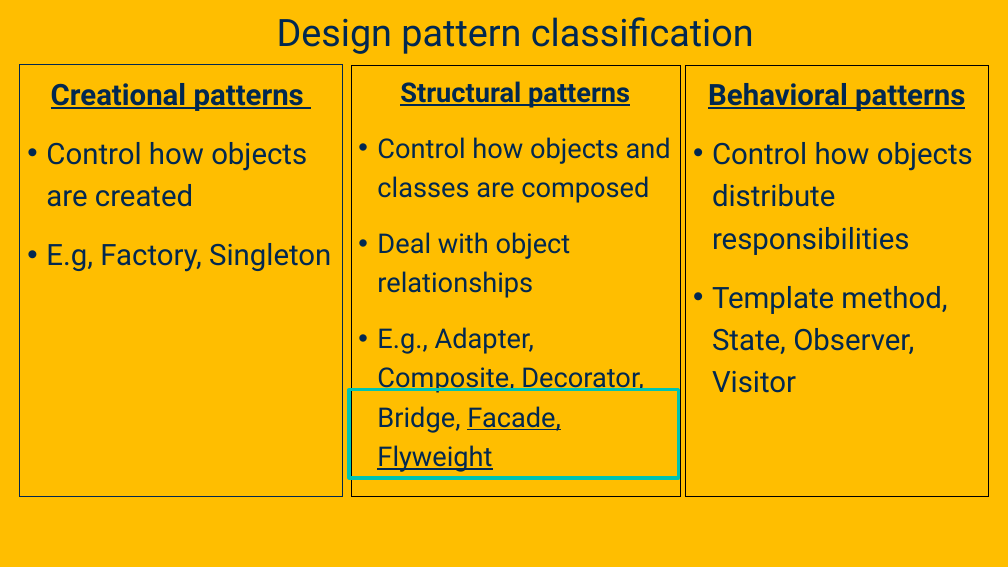
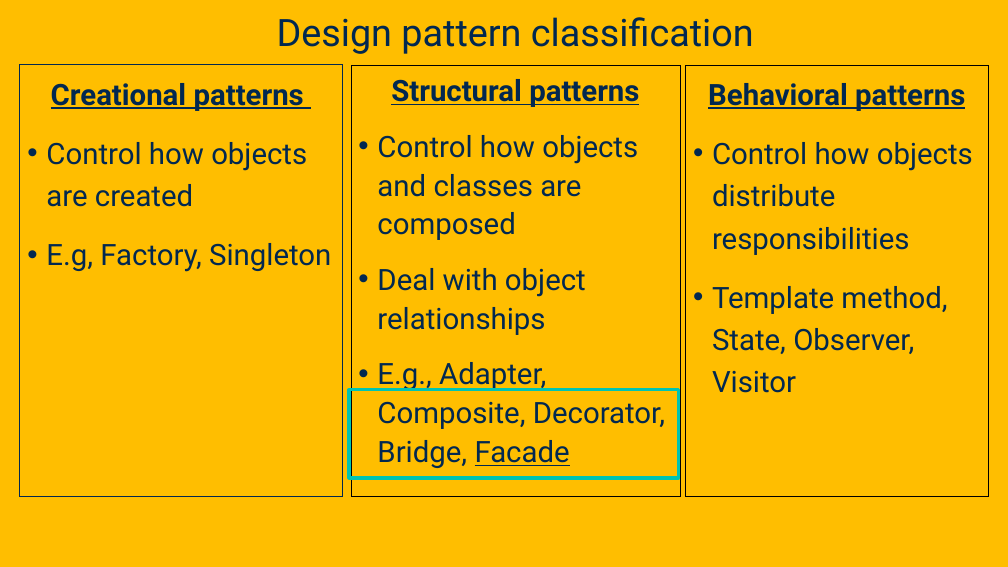
Before and after one commit to davsec-teaching/ecs160-f25, a slide deck: slide 74 of slides/8_design_patterns.pptx (slide 72 before the commit). Drawn at 1008x567 pixels with LibreOffice and Linux fonts; fonts in the diff are those of the drawing; background and template pictures are left out. Boxes give left, top, right and bottom in pixels: in the first picture for what was removed or moved away, otherwise in the second. Text is boxed around its words. In the diff, an @@ line names an element or a change of style, - is before the commit and + after.

```diff
--- a/slides/8_design_patterns.pptx
+++ b/slides/8_design_patterns.pptx
@@ text in rectangle at bbox=[377, 79, 639, 335]: size 25.9 to 28 pt in "Structural patterns", "Control how objects and classes are composed", "Deal with object relationships"; line spacing 1.2 to 1.1 @@
@@ text in rectangle at bbox=[377, 362, 665, 468]: text changed; size 25.9 to 28 pt @@
-• E.g., Adapter, Composite, Decorator, Bridge, Facade, Flyweight
+• E.g., Adapter, Composite, Decorator, Bridge, Facade
```
Also in this commit, not shown: 20 other slides changed, 3 slides added.
